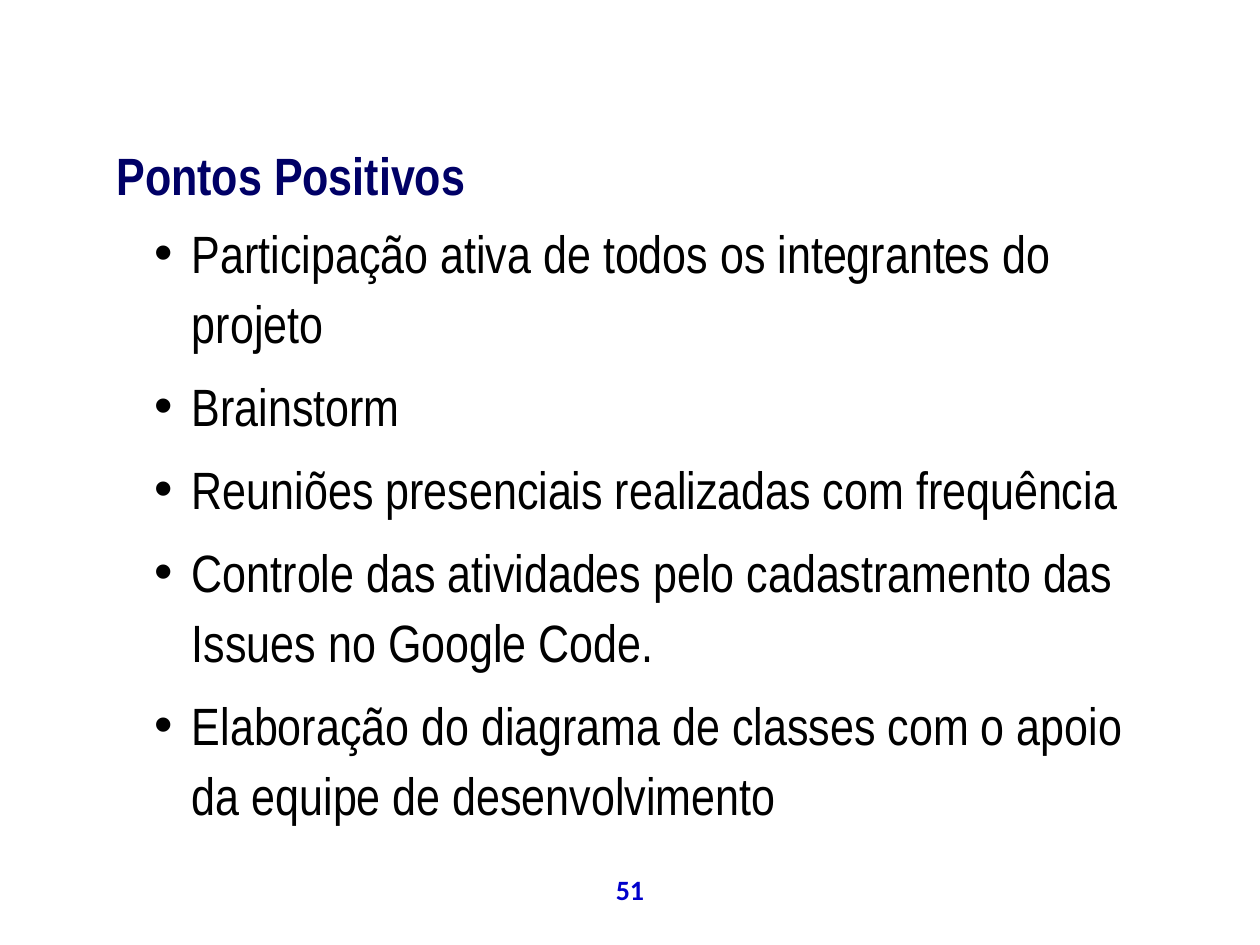
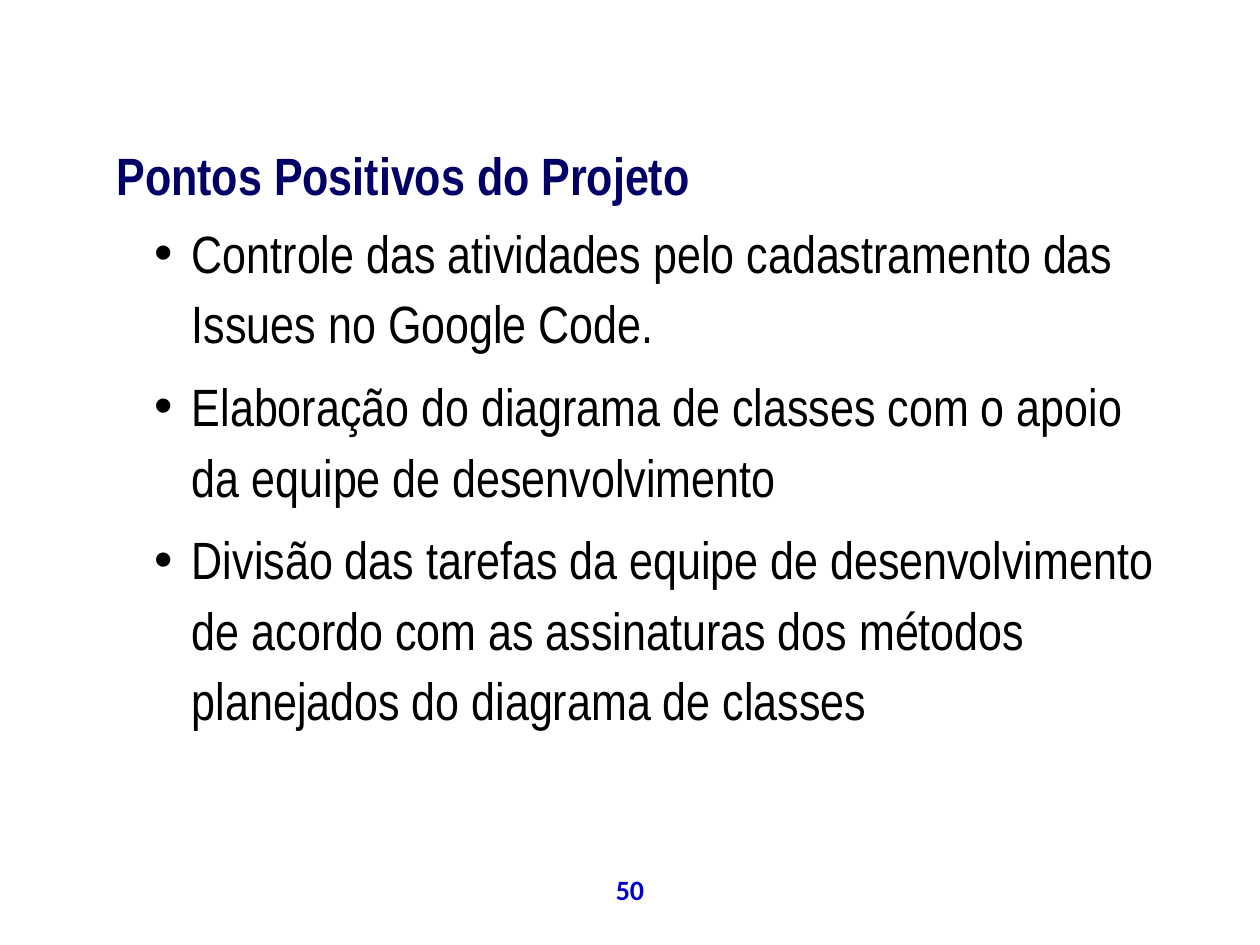
Before and after one commit to theoziran/sislodim, a slide deck: slide 50 of documentos/ProjetoPSA/Apresentação Final.ppt (slide 51 before the commit). Drawn at 1260x945 pixels with LibreOffice and Linux fonts; fonts in the diff are those of the drawing; background and template pictures are left out. Boxes give left, top, right and bottom in pixels: in the first picture for what was removed or moved away, otherwise in the second. Text is boxed around its words. In the diff, an @@ line names an element or a change of style, - is before the commit and + after.

```diff
--- a/documentos/ProjetoPSA/Apresentação Final.ppt
+++ b/documentos/ProjetoPSA/Apresentação Final.ppt
@@ text at [116, 157, 689, 206]: text changed @@
-Pontos Positivos
+Pontos Positivos do Projeto
@@ text at [192, 235, 1117, 519]: paragraphs removed @@
-  • Participação ativa de todos os integrantes do projeto
-  • Brainstorm
-  • Reuniões presenciais realizadas com frequência
@@ text at [192, 541, 1153, 731]: paragraph added @@
+  • Divisão das tarefas da equipe de desenvolvimento de acordo com as assinaturas dos métodos planejados do diagrama de classes
@@ page number at [616, 881, 644, 900]: text changed @@
-51
+50
```
Also in this commit, not shown: 34 other slides changed, 21 slides added, 21 slides removed.
